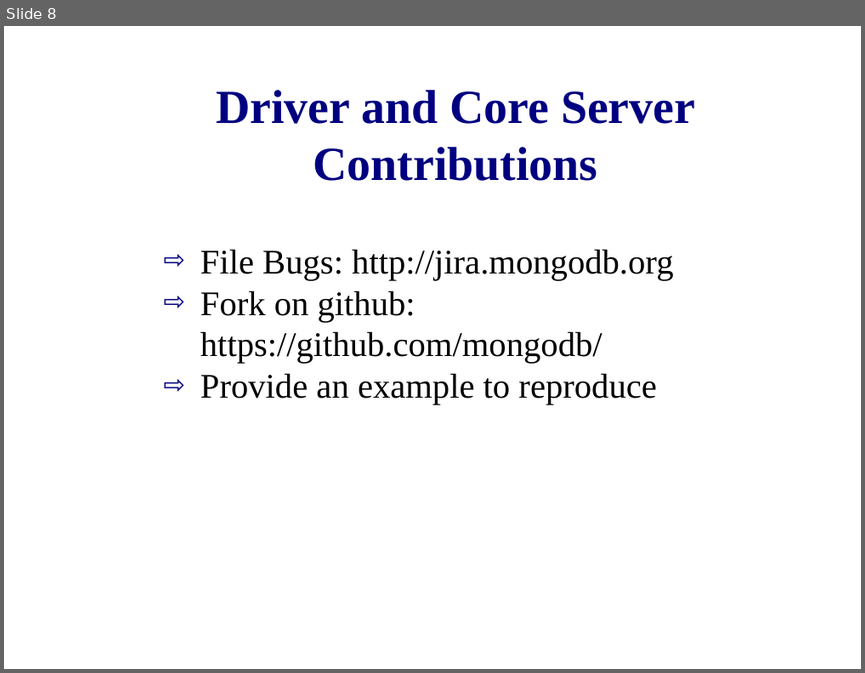
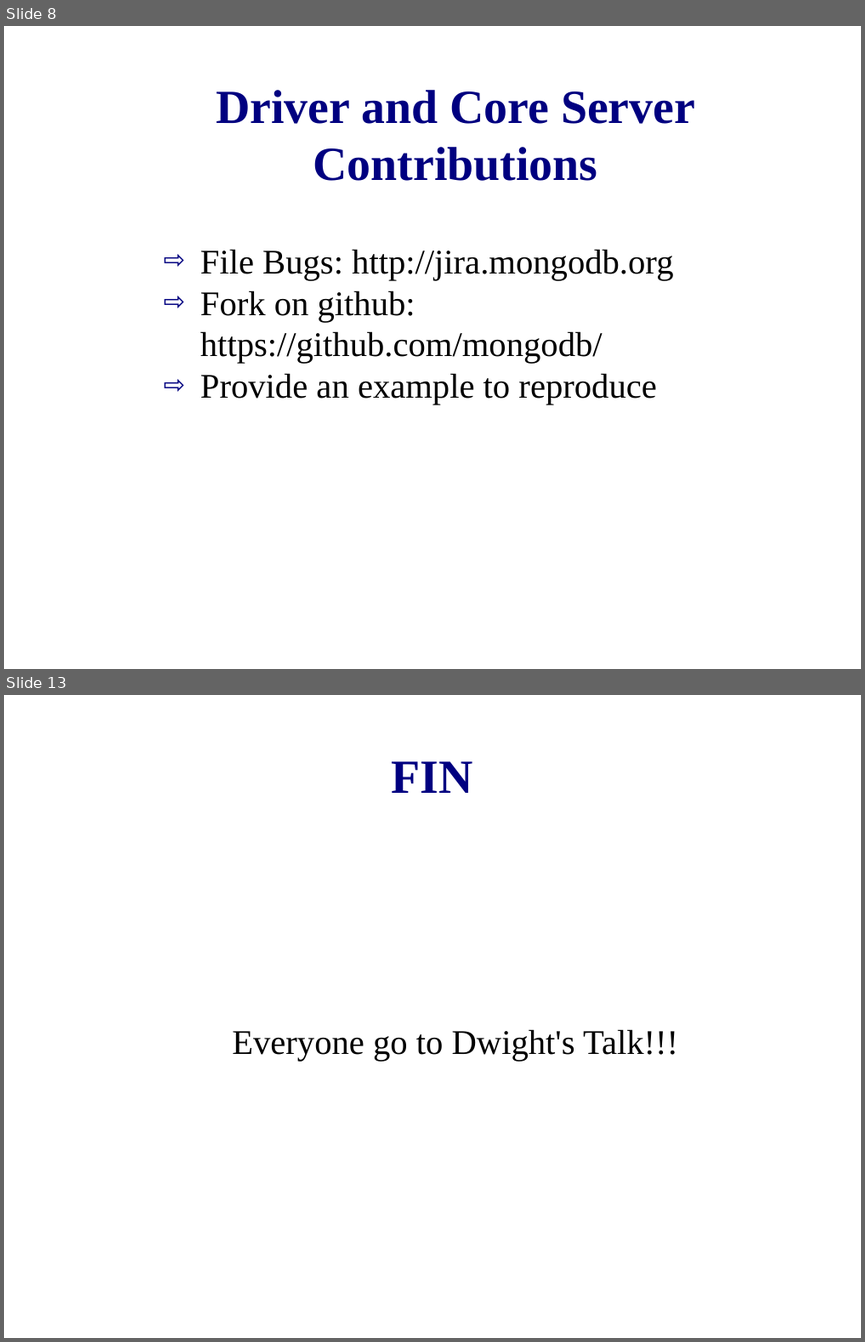
Before and after one commit to zippy1981/TalkMaterials, a slide deck: MongoDC/Tips for Getting Involved as a Contributor.odp. Shown one above the other, each under a label of ours: slide 8 before the commit, slides 8 and 13 after it; the slides between them are not shown. The pictures are 865x673 and 865x1342 pixels, drawn with LibreOffice and Linux fonts; fonts in the diff are those of the drawing; background and template pictures are left out. Boxes give left, top, right and bottom in pixels: in the first picture for what was removed or moved away, otherwise in the second. Text is boxed around its words. In the diff, an @@ line names an element or a change of style, - is before the commit and + after.

```diff
--- a/MongoDC/Tips for Getting Involved as a Contributor.odp
+++ b/MongoDC/Tips for Getting Involved as a Contributor.odp
@@ slide 13 added at <box>4,695,861,1338</box>, background #FFFFFF @@
@@ title added at <box>392,761,473,793</box>, 44 pt, text #000080, bold @@
+FIN
@@ subtitle added at <box>232,1029,678,1061</box>, 32 pt, text #000000 @@
+Everyone go to Dwight's Talk!!!
```
Also in this commit, not shown: 3 slides changed, 3 other slides added, 1 slide removed.
